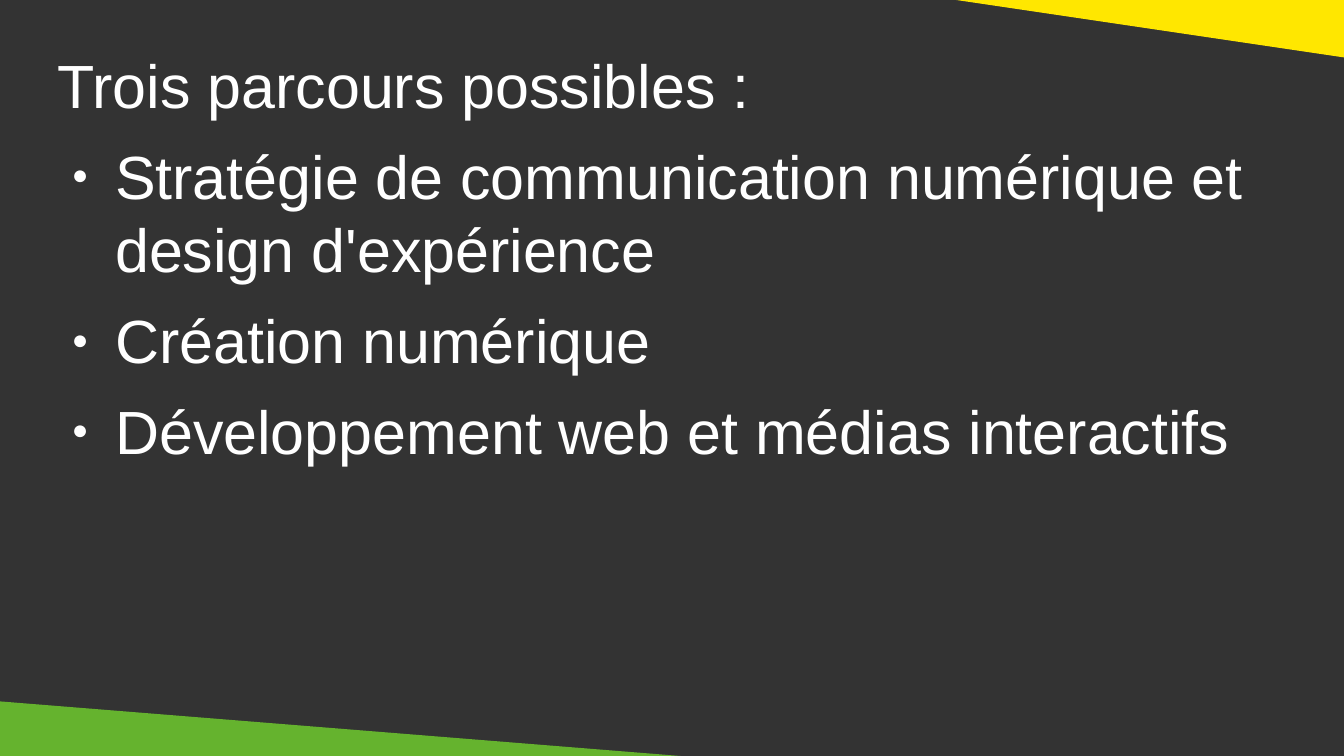
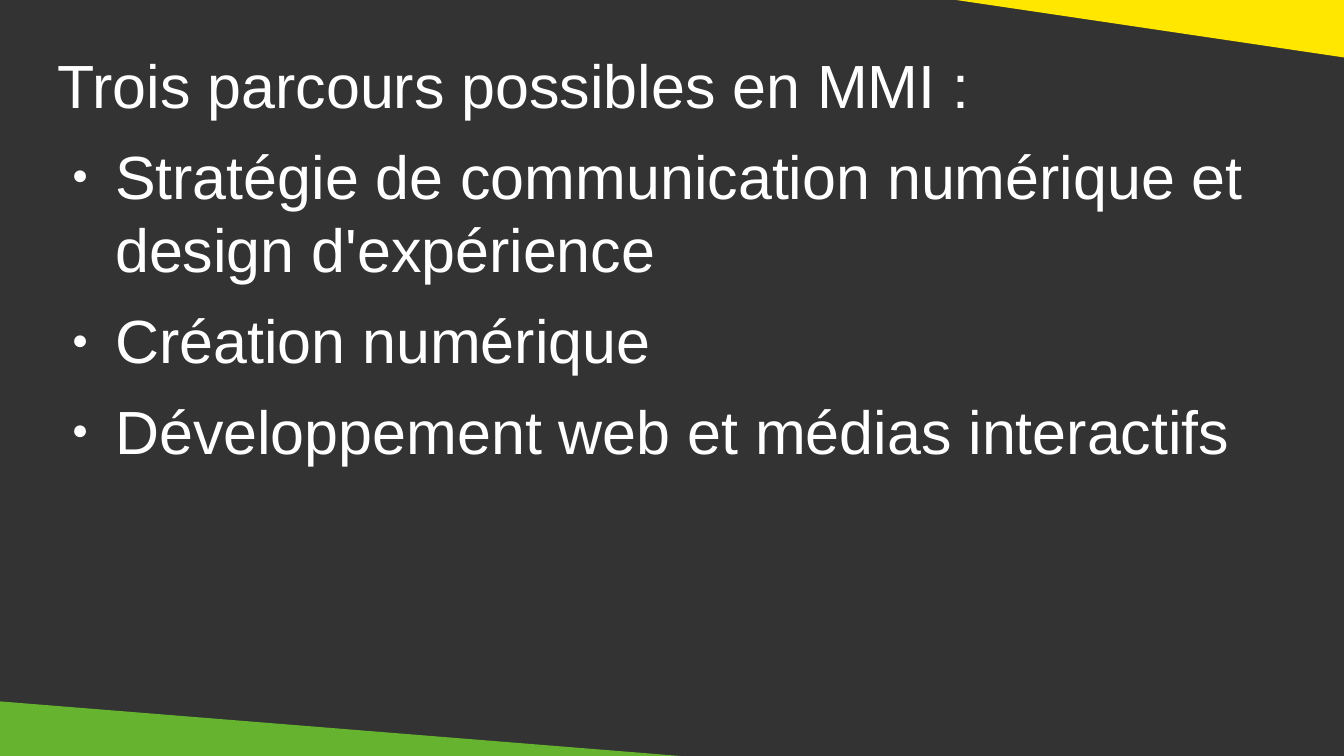
Before and after one commit to DanYellow/cours, a slide deck: slide 19 of presentation-formation-mmi/presentation.odp (slide 18 before the commit). Drawn at 1344x756 pixels with LibreOffice and Linux fonts; fonts in the diff are those of the drawing. Boxes give left, top, right and bottom in pixels: in the first picture for what was removed or moved away, otherwise in the second. Text is boxed around its words. In the diff, an @@ line names an element or a change of style, - is before the commit and + after.

```diff
--- a/presentation-formation-mmi/presentation.odp
+++ b/presentation-formation-mmi/presentation.odp
@@ text at [58, 64, 935, 120]: text changed @@
-Trois parcours possibles :
+Trois parcours possibles en MMI :
```
Also in this commit, not shown: 11 other slides changed, 1 slide added, 1 other file.
